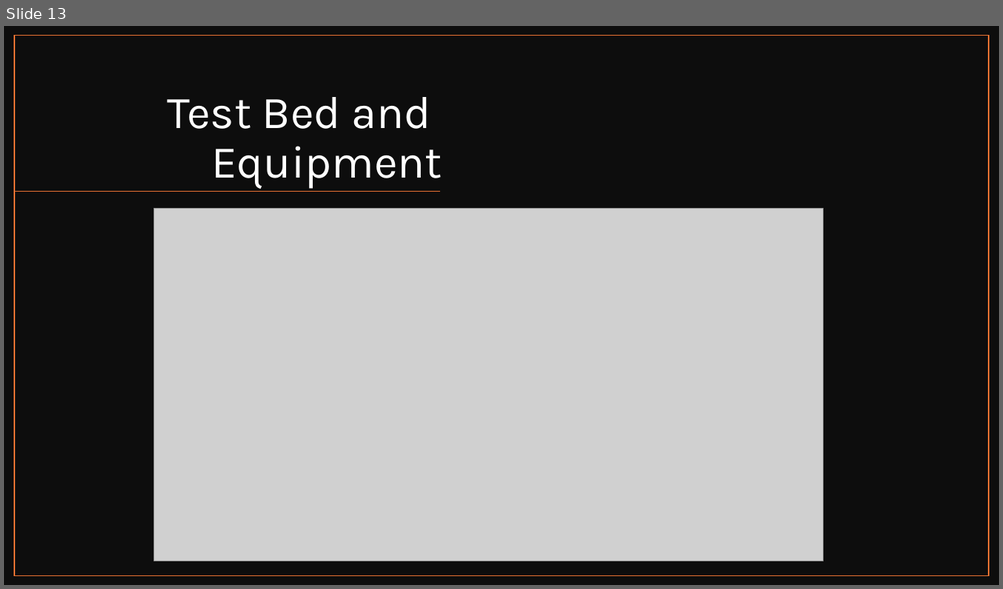
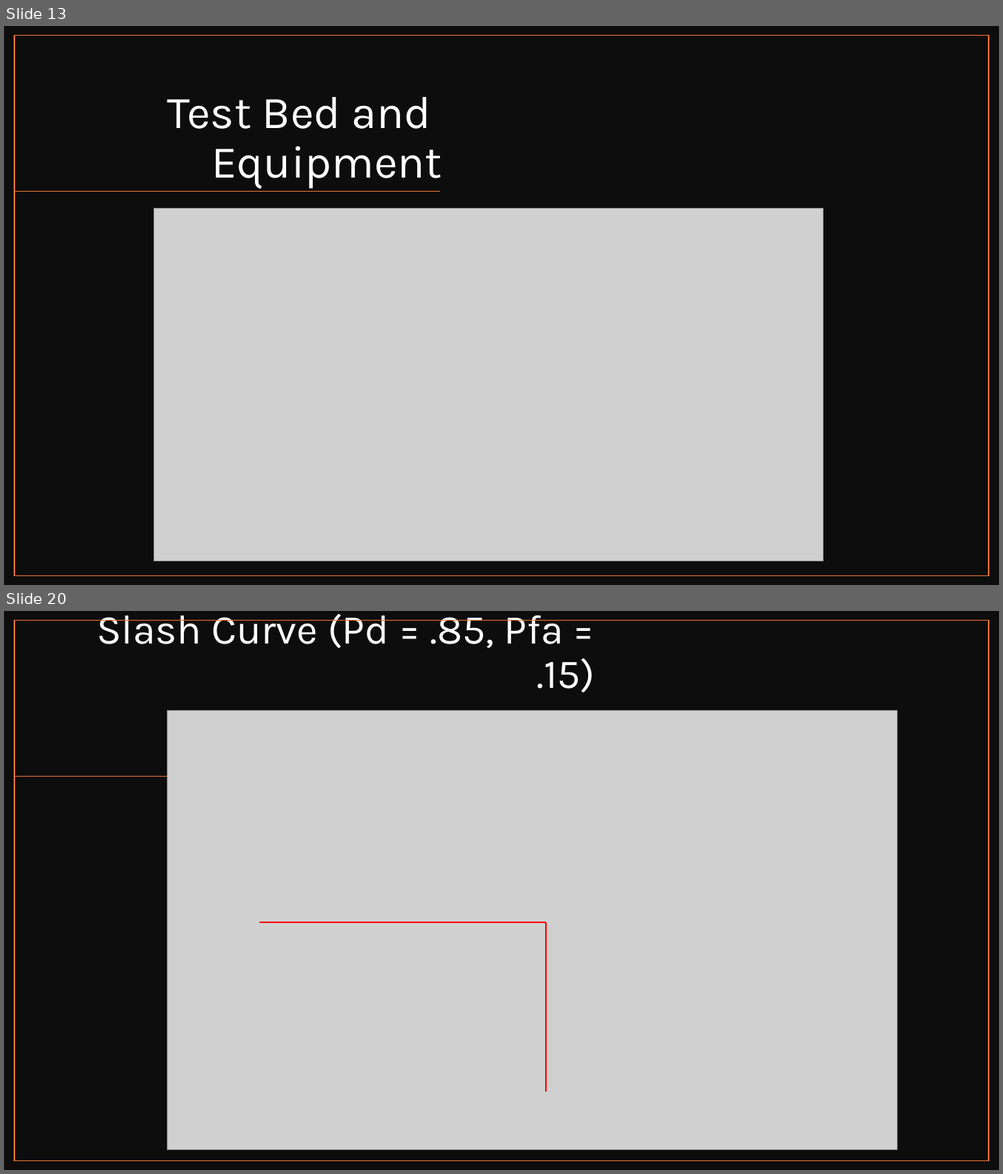
Before and after one commit to Brycycle/WES-CAPSTONE, a slide deck: Capstone Mid-Quarter Update_Bryce Rooney.pptx. Shown one above the other, each under a label of ours: slide 13 before the commit, slides 13 and 20 after it; the slides between them are not shown. The pictures are 1003x589 and 1003x1174 pixels, drawn with LibreOffice and Linux fonts; fonts in the diff are those of the drawing; grey boxes stand for pictures. Boxes give left, top, right and bottom in pixels: in the first picture for what was removed or moved away, otherwise in the second. Text is boxed around its words. In the diff, an @@ line names an element or a change of style, - is before the commit and + after.

```diff
--- a/Capstone Mid-Quarter Update_Bryce Rooney.pptx
+++ b/Capstone Mid-Quarter Update_Bryce Rooney.pptx
@@ slide 20 added at box(4, 611, 999, 1170), background #FFFFFF @@
@@ rectangle added at box(4, 611, 999, 1170), fill #0D0D0D @@
@@ rectangle added at box(14, 621, 989, 1162), outline #E97132 1 pt @@
@@ title added at box(96, 614, 595, 692), 39.6 pt, text #FFFFFF @@
+Slash Curve (Pd = .85, Pfa = .15)
@@ picture added at box(168, 710, 898, 1150) @@
@@ line added from (441, 777) to (14, 777), #E97132 1 pt @@
@@ line added from (260, 922) to (546, 922), #FF0000 1.5 pt @@
@@ line added from (546, 1092) to (546, 922), #FF0000 1.5 pt @@
```
Also in this commit, not shown: 2 slides changed, 7 other slides added.
